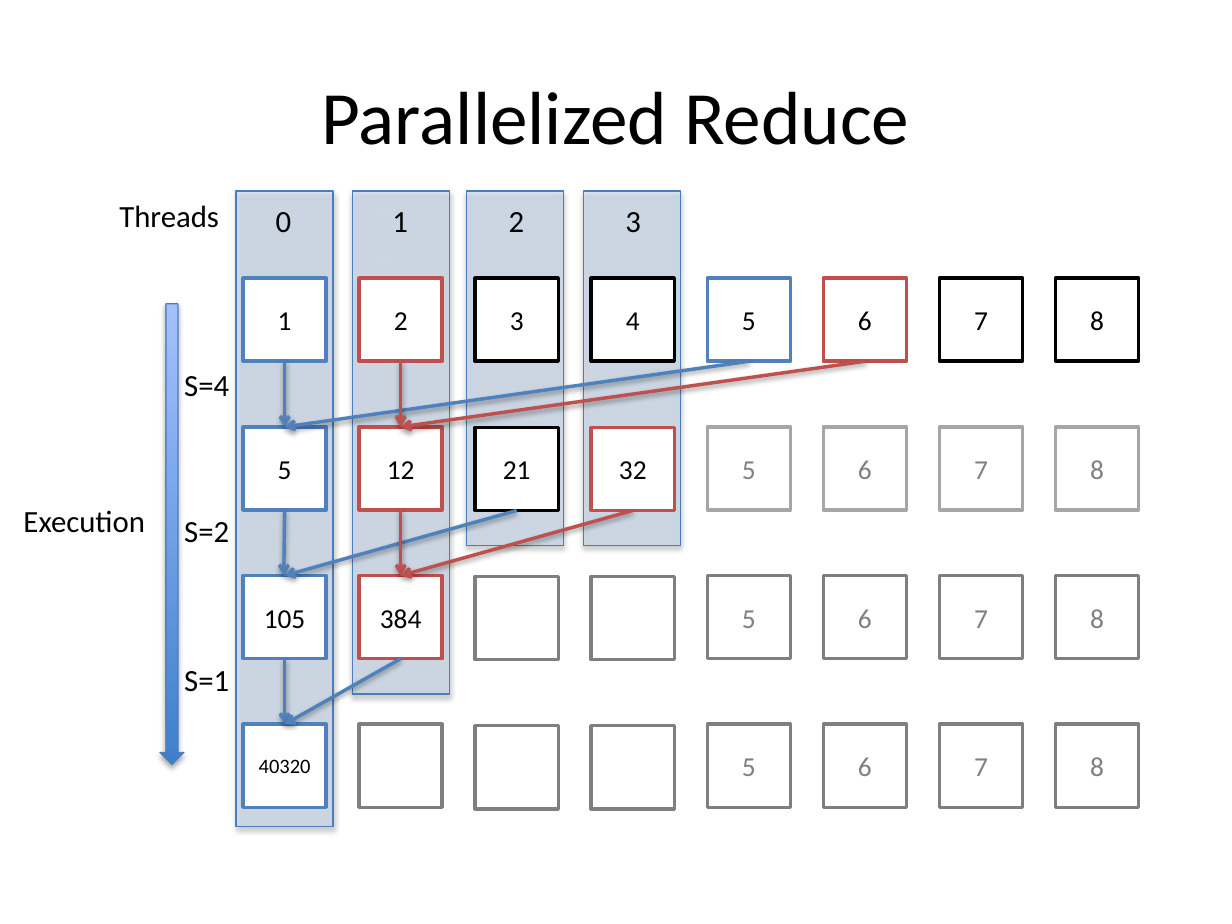
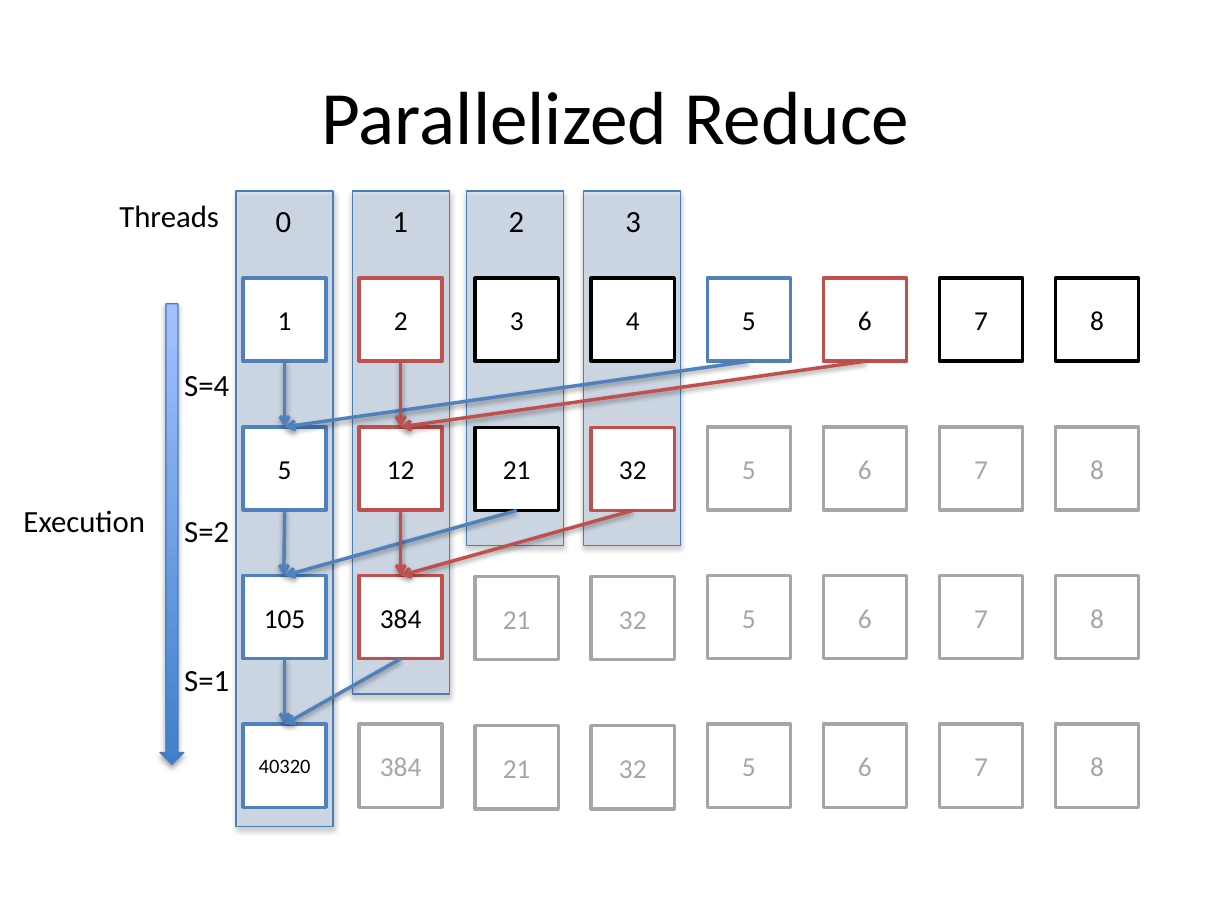
Before and after one commit to in1004kyu/news_recommend, a slide deck: slide 1 of Documents/parallelized_reduce.pptx. Drawn at 1232x924 pixels with LibreOffice and Linux fonts; fonts in the diff are those of the drawing. Boxes give left, top, right and bottom in pixels: in the first picture for what was removed or moved away, otherwise in the second. Text is boxed around its words. In the diff, an @@ line names an element or a change of style, - is before the commit and + after.

```diff
--- a/Documents/parallelized_reduce.pptx
+++ b/Documents/parallelized_reduce.pptx
@@ text colour #808080 to #A6A6A6 in 4 elements at (707, 426, 790, 509), (823, 426, 906, 509), (940, 426, 1023, 509), (1056, 426, 1138, 509) @@
@@ text in rectangle at (503, 611, 531, 629): text added @@
+21
@@ text in rectangle at (619, 611, 647, 629): text added @@
+32
@@ outline #7F7F7F 2 pt to #A6A6A6 2 pt in 5 elements at (476, 577, 558, 659), (591, 577, 674, 659), (476, 726, 558, 808), (591, 726, 674, 808), (360, 724, 442, 807) @@
@@ text colour #7F7F7F to #A6A6A6; outline #7F7F7F 2 pt to #A6A6A6 2 pt in 8 elements at (707, 575, 790, 658), (823, 575, 906, 658), (940, 575, 1023, 658), (1056, 575, 1138, 658), (707, 724, 790, 807), (823, 724, 906, 807), (940, 724, 1023, 807), (1056, 724, 1138, 807) @@
@@ text in rectangle at (380, 757, 421, 776): text added @@
+384
@@ text in rectangle at (503, 760, 531, 778): text added @@
+21
@@ text in rectangle at (619, 760, 647, 778): text added @@
+32
```
Also in this commit, not shown: 1 slide added, 3 other files.
